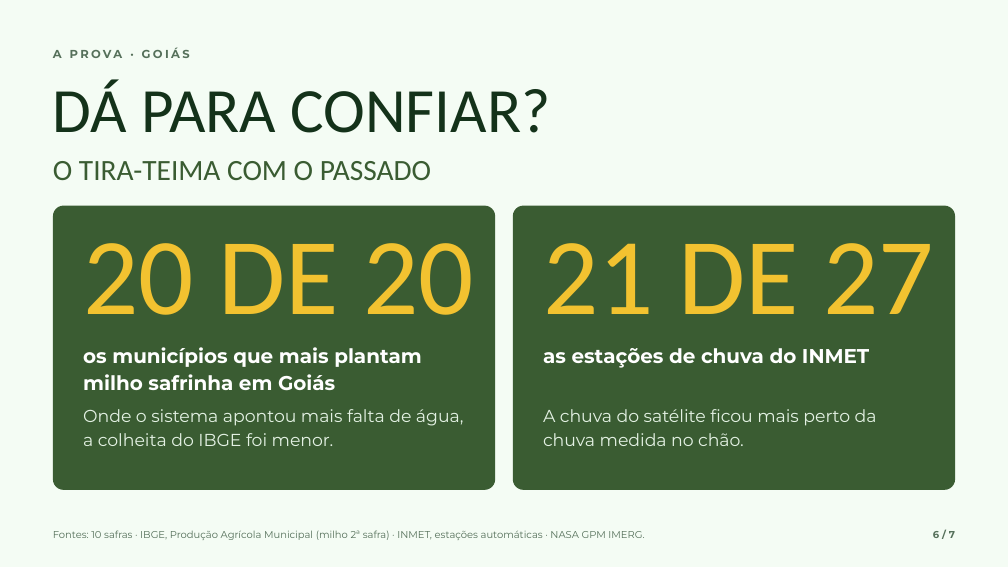
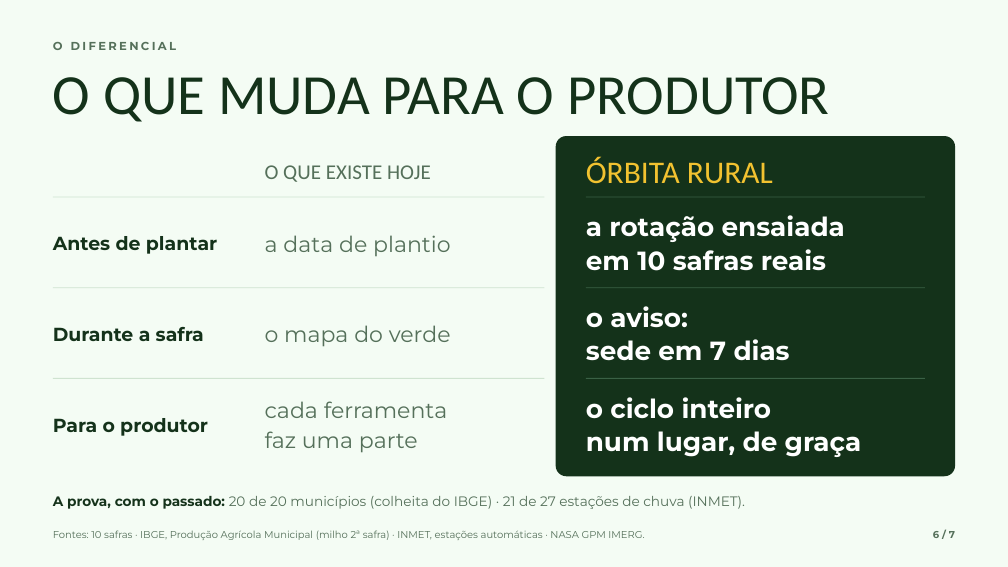
Before and after one commit to AyuHamano/nasa-agriculture-decision-system, a slide deck: slide 6 of docs/orbita/pitch/slides-pt.pptx. Drawn at 1008x567 pixels with LibreOffice and Linux fonts; fonts in the diff are those of the drawing. Boxes give left, top, right and bottom in pixels: in the first picture for what was removed or moved away, otherwise in the second. Text is boxed around its words. In the diff, an @@ line names an element or a change of style, - is before the commit and + after.

```diff
--- a/docs/orbita/pitch/slides-pt.pptx
+++ b/docs/orbita/pitch/slides-pt.pptx
@@ text removed at (53,47,190,58) @@
-A PROVA · GOIÁS
@@ text added at (53,42,176,50), 11 pt, text #55705A, bold @@
+O DIFERENCIAL
@@ text at (53,77,830,122): text changed; size 60 to 54 pt @@
-DÁ PARA CONFIAR?
+O QUE MUDA PARA O PRODUTOR
@@ rounded rectangle: place and size @@
-rounded rectangle at (513,206,955,490)
+rounded rectangle at (556,136,955,476)
@@ rounded rectangle at (556,136,955,476): fill #3A5C32 to #14321A; proportions changed @@
@@ text removed at (53,161,431,180) @@
-O TIRA-TEIMA COM O PASSADO
@@ text added at (265,165,431,182), 20 pt, text #55705A @@
+O QUE EXISTE HOJE
@@ text added at (586,157,773,184), 30 pt, text #F2C230 @@
+ÓRBITA RURAL
@@ rounded rectangle removed at (53,206,495,490) @@
@@ rectangle added at (586,197,925,197), fill #3A6145 @@
@@ text added at (53,236,217,254), 18 pt, text #14321A, bold @@
+Antes de plantar
@@ text added at (265,235,451,256), 21 pt, text #55705A @@
+a data de plantio
@@ text added at (586,215,845,271), 25 pt, text #FFFFFF, bold @@
+a rotação ensaiada
+em 10 safras reais
@@ text removed at (83,243,474,315) @@
-20 DE 20
@@ text removed at (543,243,934,314) @@
-21 DE 27
@@ rectangle added at (53,287,544,288), fill #CFE3D0 @@
@@ rectangle added at (586,287,925,288), fill #3A6145 @@
@@ text added at (53,327,204,341), 18 pt, text #14321A, bold @@
+Durante a safra
@@ text added at (265,325,451,347), 21 pt, text #55705A @@
+o mapa do verde
@@ text added at (586,306,790,361), 25 pt, text #FFFFFF, bold @@
+o aviso:
+sede em 7 dias
@@ text removed at (83,347,422,391) @@
-os municípios que mais plantam milho safrinha em Goiás
@@ text removed at (543,348,869,368) @@
-as estações de chuva do INMET
@@ rectangle added at (53,378,544,379), fill #CFE3D0 @@
@@ rectangle added at (586,378,925,379), fill #3A6145 @@
@@ text added at (53,418,208,436), 18 pt, text #14321A, bold @@
+Para o produtor
@@ text removed at (83,409,464,446) @@
-Onde o sistema apontou mais falta de água, a colheita do IBGE foi menor.
@@ text added at (265,401,448,453), 21 pt, text #55705A @@
+cada ferramenta
+faz uma parte
@@ text removed at (543,409,877,446) @@
-A chuva do satélite ficou mais perto da chuva medida no chão.
@@ text added at (586,397,862,457), 25 pt, text #FFFFFF, bold @@
+o ciclo inteiro
+num lugar, de graça
@@ text added at (53,496,745,509), 13 pt, text #55705A @@
+A prova, com o passado: 20 de 20 municípios (colheita do IBGE) · 21 de 27 estações de chuva (INMET).
```
Also in this commit, not shown: 1 other slide changed, 6 other files.
